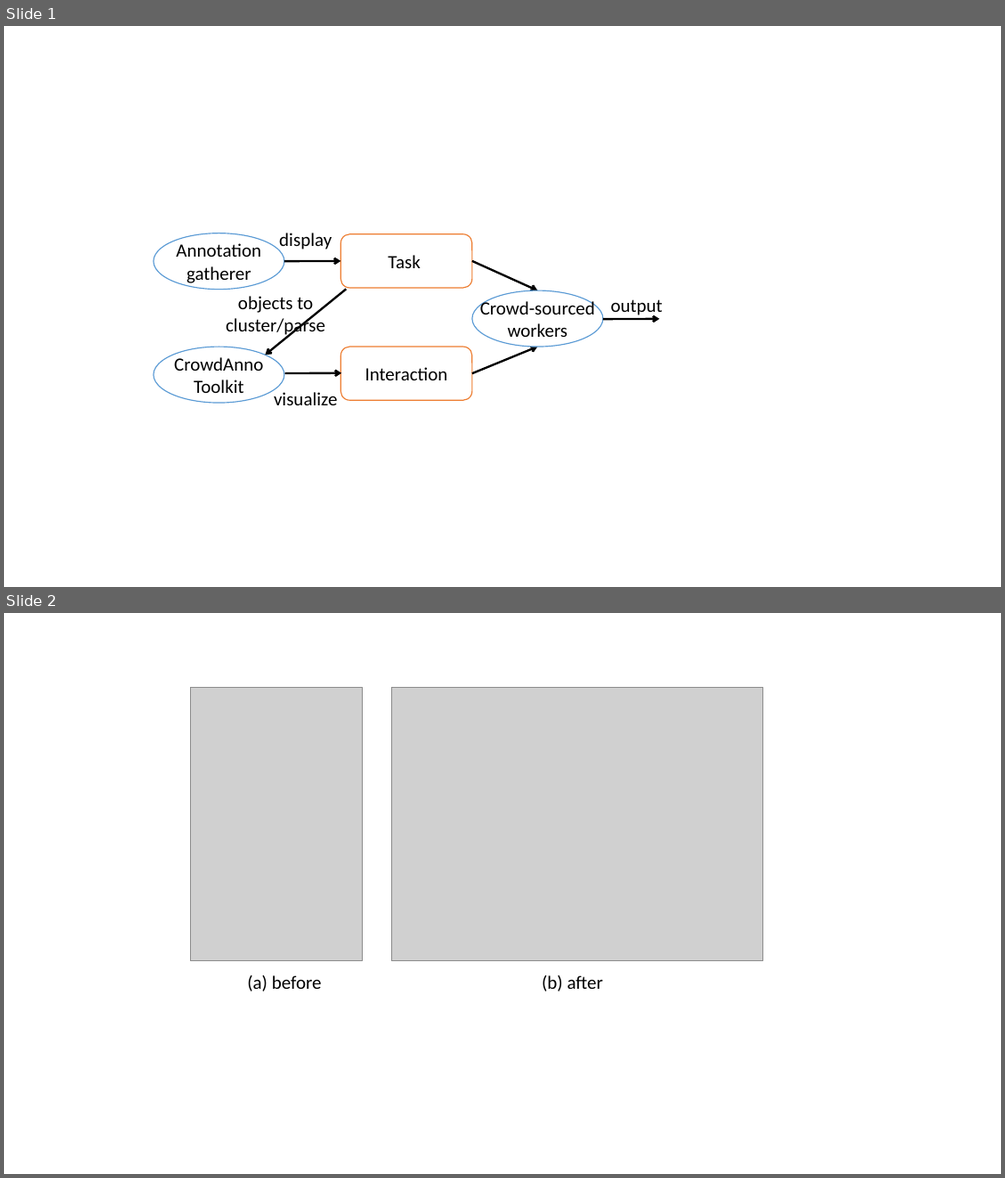
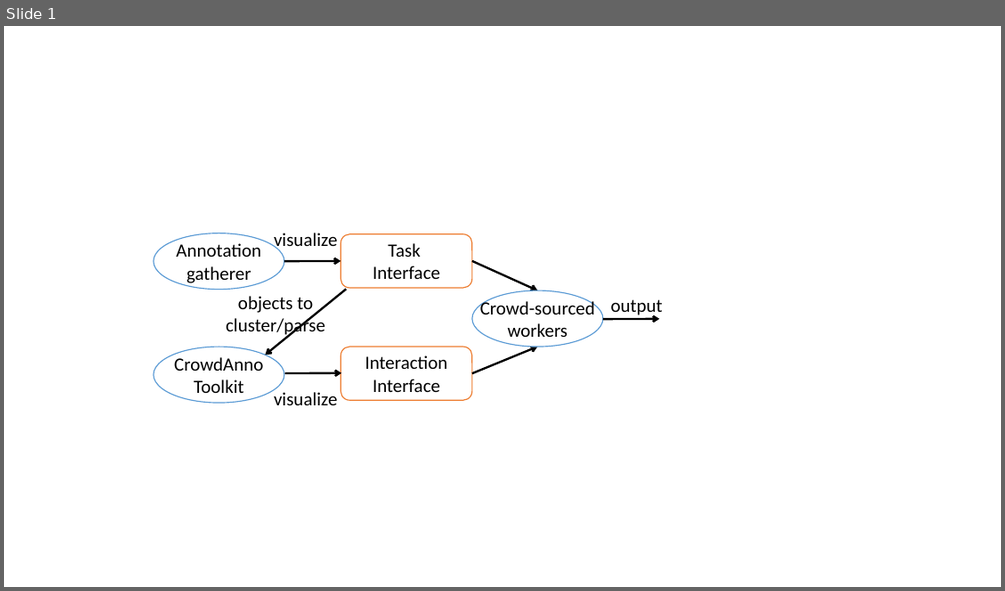
Before and after one commit to slxu/CrowdLabeling, a slide deck: paper/figs/workflow.pptx. Shown one above the other, each under a label of ours: slides 1 and 2 before the commit, slide 1 after it. The pictures are 1005x1178 and 1005x591 pixels, drawn with LibreOffice and Linux fonts; fonts in the diff are those of the drawing; grey boxes stand for pictures. Boxes give left, top, right and bottom in pixels: in the first picture for what was removed or moved away, otherwise in the second. Text is boxed around its words. In the diff, an @@ line names an element or a change of style, - is before the commit and + after.

```diff
--- a/paper/figs/workflow.pptx
+++ b/paper/figs/workflow.pptx
@@ slide 2 removed at <box>4,613,1001,1174</box>, background #FFFFFF @@
@@ picture removed at <box>190,687,362,961</box> @@
@@ picture removed at <box>391,687,763,961</box> @@
@@ text removed at <box>247,975,322,991</box> @@
-(a) before
@@ text removed at <box>542,975,603,991</box> @@
-(b) after
@@ slide 1 changed as well @@
@@ text at <box>274,232,337,251</box>: text changed @@
-display
+visualize
@@ text in rounded rectangle at <box>372,265,440,279</box>: paragraph added @@
+Interface
@@ text in rounded rectangle at <box>372,378,440,392</box>: paragraph added @@
+Interface
```
Also in this commit, not shown: 12 other files.
